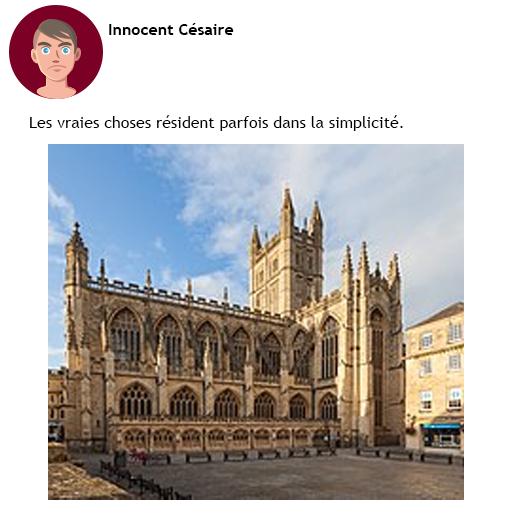
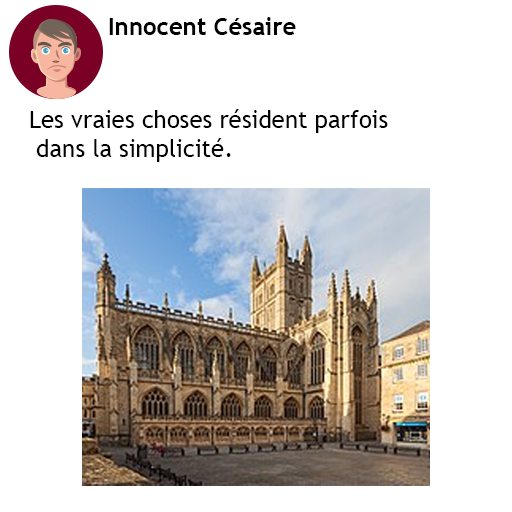
Layered file, before and after one edit (w=512, h=512). Changes by layer:
painted on "Les vraies choses résident parfois dans la simplicité." over [30, 109, 403, 162]
painted on "Innocent Césaire" over [109, 17, 296, 35]
painted on "Calque 2" over [48, 144, 464, 500]
